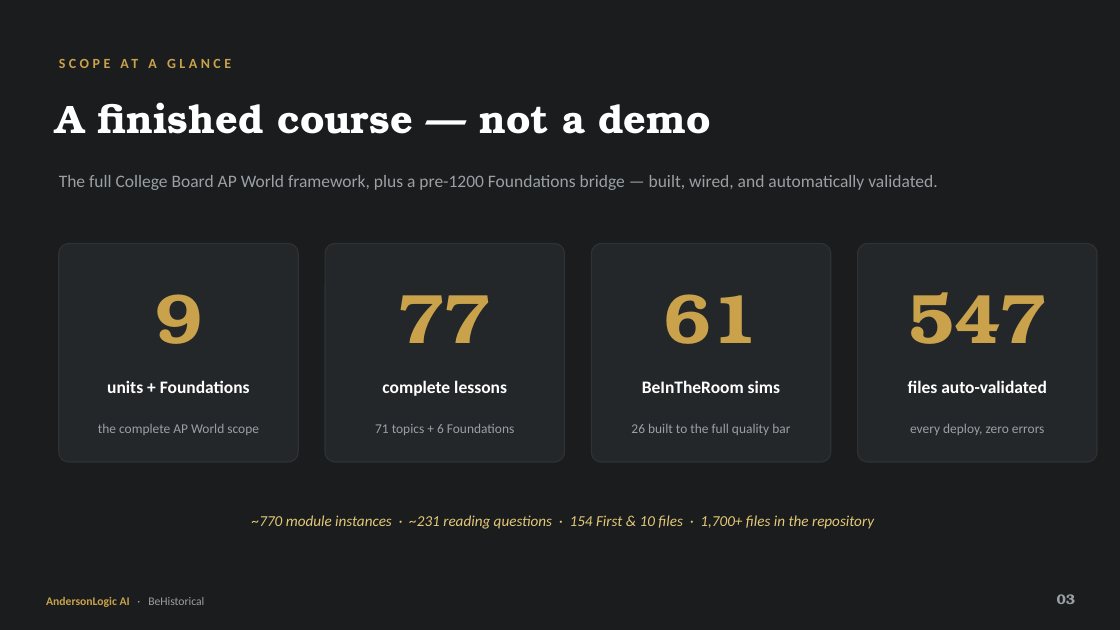
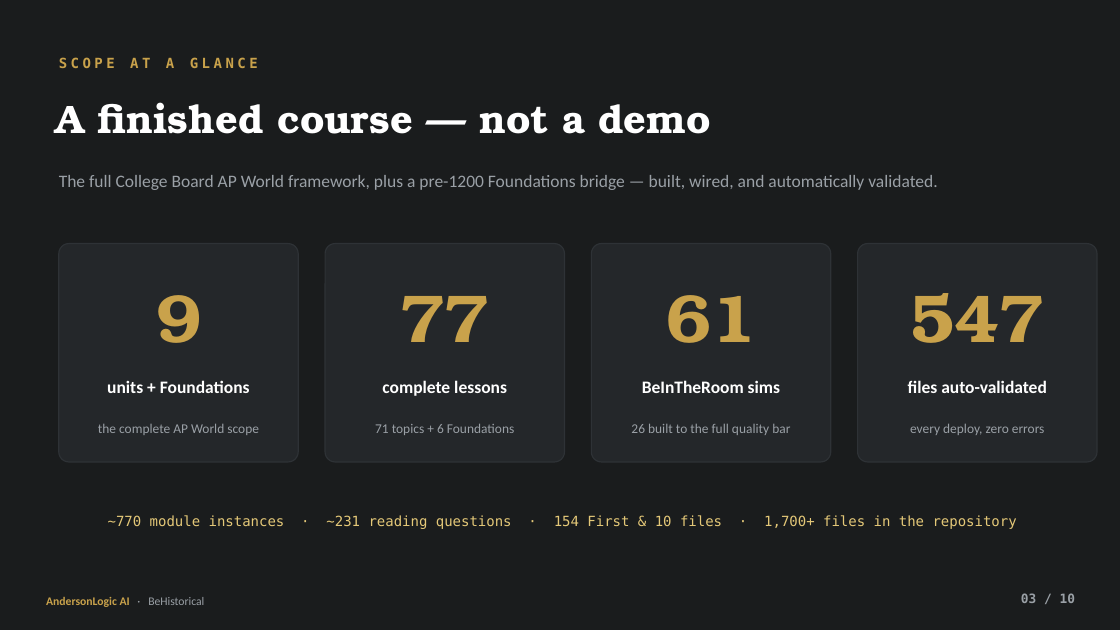
Before and after one commit to JeffAndersonLogic/ap-world-history, a slide deck: slide 3 of pitch/BeHistorical-AndersonLogic-AI.pptx. Drawn at 1120x630 pixels with LibreOffice and Linux fonts; fonts in the diff are those of the drawing. Boxes give left, top, right and bottom in pixels: in the first picture for what was removed or moved away, otherwise in the second. Text is boxed around its words. In the diff, an @@ line names an element or a change of style, - is before the commit and + after.

```diff
--- a/pitch/BeHistorical-AndersonLogic-AI.pptx
+++ b/pitch/BeHistorical-AndersonLogic-AI.pptx
@@ text "SCOPE AT A GLANCE" at (59,57,258,68): font Calibri to DejaVu Sans Mono @@
@@ size 60 to 58 pt in 3 elements at (400,296,489,342), (666,295,755,343), (910,293,1044,343) @@
@@ text "~770 module instances · ~231 ..." at (108,515,1017,529): size 13 to 12 pt, font Calibri to DejaVu Sans Mono, italic off @@
@@ text at (1021,593,1075,603): text changed; size 12 to 11 pt; font TeX Gyre Bonum to DejaVu Sans Mono @@
-03
+03 / 10
```
Also in this commit, not shown: 9 other slides changed, 5 other files.
